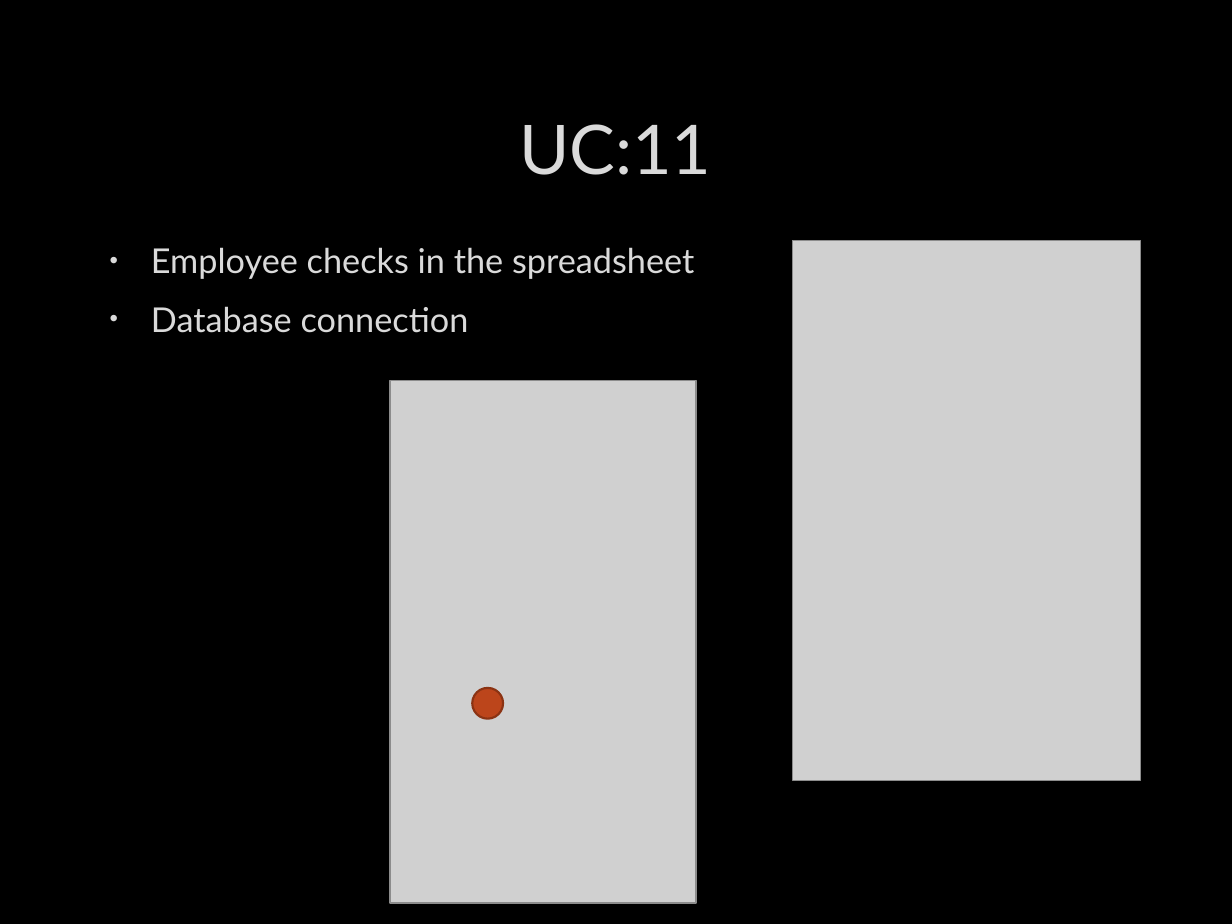
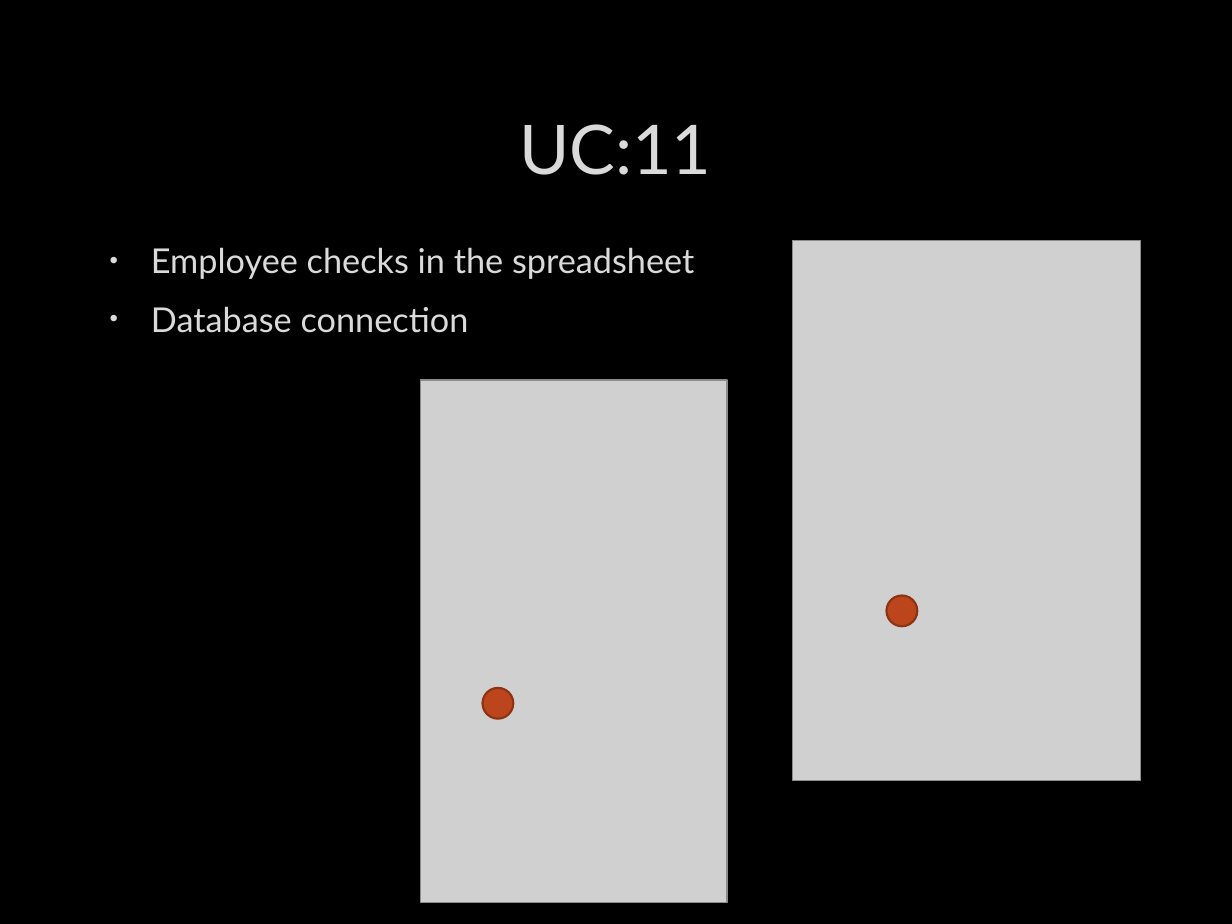
Before and after one commit to ddave2122/Group6, a slide deck: slide 12 of MobAppFinalPresent.pptx. Drawn at 1232x924 pixels with LibreOffice and Linux fonts; fonts in the diff are those of the drawing; grey boxes stand for pictures; background and template pictures are left out. Boxes give left, top, right and bottom in pixels: in the first picture for what was removed or moved away, otherwise in the second. Text is boxed around its words. In the diff, an @@ line names an element or a change of style, - is before the commit and + after.

```diff
--- a/MobAppFinalPresent.pptx
+++ b/MobAppFinalPresent.pptx
@@ picture: place and size @@
-picture at (391,381,696,903)
+picture at (421,379,727,902)
@@ ellipse added at (887,595,918,626), fill #BC451B, outline #8B3314 1.25 pt @@
@@ ellipse: place and size @@
-ellipse at (472,687,503,718)
+ellipse at (483,687,514,718)
```
Also in this commit, not shown: 6 other slides changed.
